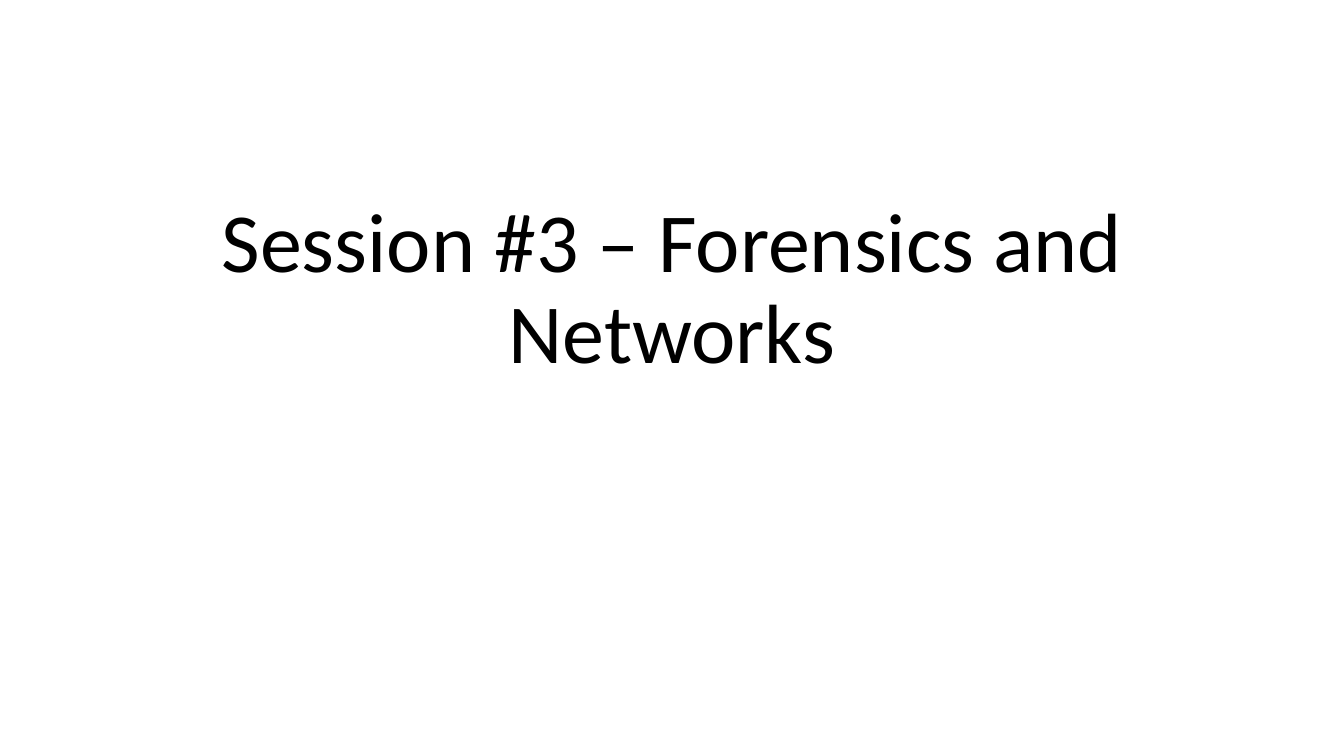
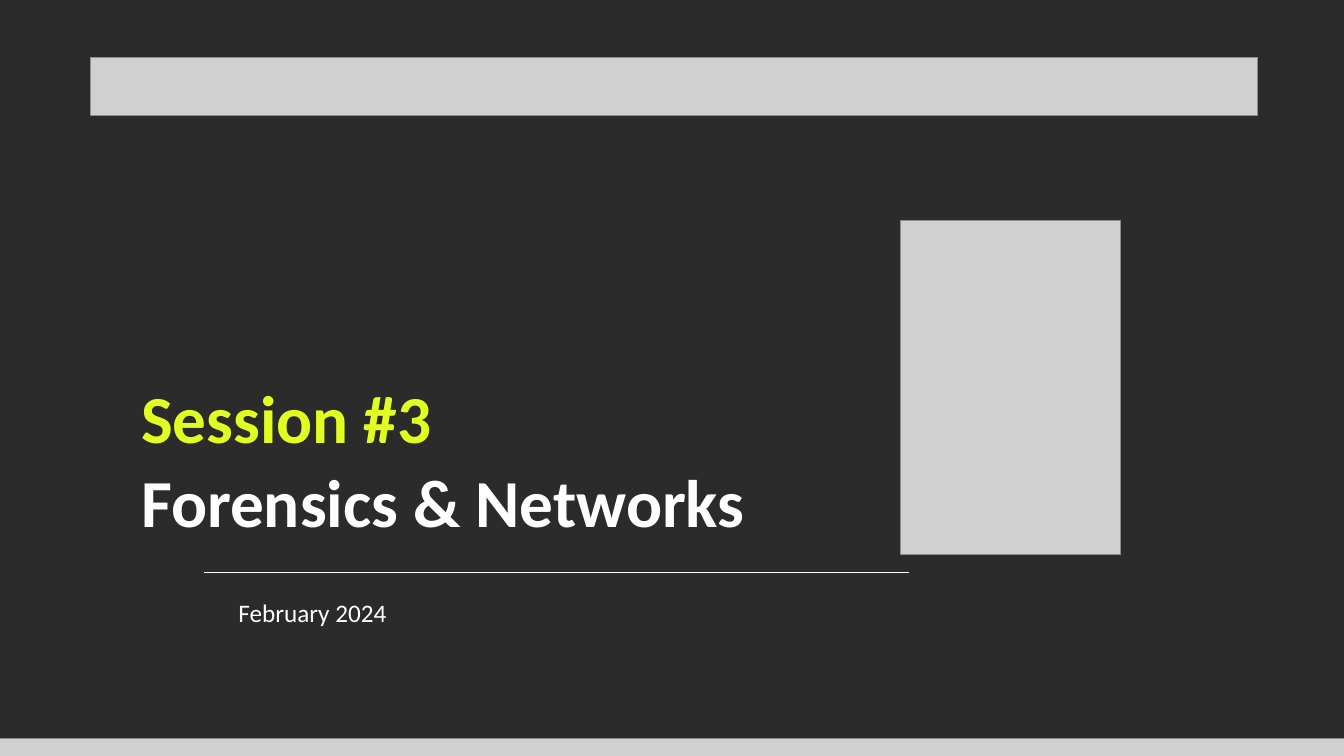
Before and after one commit to Cyanivde/technion-ctf, a slide deck: slide 1 of files/forensics-networks.pptx. Drawn at 1344x756 pixels with LibreOffice and Linux fonts; fonts in the diff are those of the drawing; grey boxes stand for pictures; background and template pictures are left out; a plain dark background stands for a picture behind light text. Boxes give left, top, right and bottom in pixels: in the first picture for what was removed or moved away, otherwise in the second. Text is boxed around its words. In the diff, an @@ line names an element or a change of style, - is before the commit and + after.

```diff
--- a/files/forensics-networks.pptx
+++ b/files/forensics-networks.pptx
@@ background #FFFFFF to picture (left out) @@
@@ picture added at [91, 57, 1258, 115] @@
@@ picture added at [900, 221, 1121, 555] @@
@@ text "Session #3" at [141, 396, 745, 528]: vertical alignment bottom to top @@
@@ text at [141, 396, 745, 528]: text changed; size 60 to 48 pt; text colour #000000 to #FFFFFF; bold on @@
-Session #3 – Forensics and Networks
+Session #3
+Forensics & Networks
@@ line added from (204, 573) to (908, 573), #FFFFFF 1 pt @@
@@ text added at [238, 604, 386, 626], 18 pt, text #FFFFFF @@
+February 2024
@@ picture added at [0, 739, 1344, 756] @@
```
Also in this commit, not shown: 11 other slides changed, 3 slides added, 3 slides removed.
